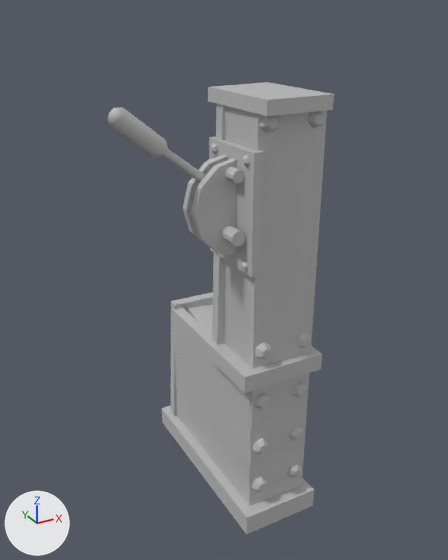
The FBX model Assets/Play Area/env_Lever.fbx as it was, and as the next commit left it.
The view is the same before and after, from a camera (50 mm lens) standing at (-1.252, -1.891, 2.083) and looking at (-0.096, 0.21, 1.032). The lights are fixed; the arrows at lower left show +X, +Y and +Z. Where no turn or scale is listed for an object, it has been applied to the vertices.

Before the edit, the objects in view are built like this:
```python
me_mesh = bpy.data.meshes.new('Mesh')
me_mesh.from_pydata(...)  # 51 vertices, 50 faces; spans x -0.467..0.007, y -0.02..0.051, z -0.017..0.365
me_mesh.materials.append(mat_env_playerarea_02)  # its picture is missing
me_mesh_001 = bpy.data.meshes.new('Mesh.001')
me_mesh_001.from_pydata(...)  # 668 vertices, 630 faces; spans x -0.25..0.25, y -0.46..0.46, z 0.0..1.82
me_mesh_001.materials.append(mat_env_playerarea_02)  # its picture is missing
ob_lever = bpy.data.objects.new('Lever', me_mesh)
ob_lever.location = (-0.144, 0.013, 1.429)
ob_lever_body = bpy.data.objects.new('Lever_Body', me_mesh_001)
ob_lever_body.location = (-0.09, 0.275, -0.002)
```
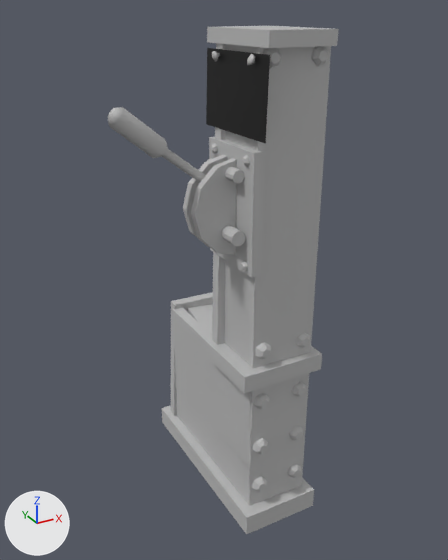
Where the newer file only moved an object's origin or applied its transform, the numbers keep the older frame.

What differs and where, as boxes (x1, y1, x2, y2) in the pictures (448 x 560 px; the box of a moved part takes in the faces that stretch with it):
'Lever_Body', reshaped (12% taller)
    before: (162, 82, 334, 534)
    after: (162, 26, 339, 534)
'ExitPaper', added (black)
    after: (206, 48, 270, 144)
part 1 of me_mesh_001, added
    after: (247, 54, 255, 65)
part 2 of me_mesh_001, added
    after: (212, 51, 220, 62)
part 3 of me_mesh_001, moved or reshaped
    before: (208, 82, 334, 505)
    after: (207, 26, 339, 505)

The change, as a list of edits to the scene's bpy script:
```text
Add mat_faesdvgasfvsavbasa_stingraypbs1sg1:
    mat_faesdvgasfvsavbasa_stingraypbs1sg1 = principled_material('faesdvgasfvsavbasa_StingrayPBS1SG1')
    mat_faesdvgasfvsavbasa_stingraypbs1sg1.base_color = (0.0, 0.0, 0.0)  # black #000000
Change me_mesh_001:
    used by ob_lever_body; location = (-0.09, 0.275, -0.002)
    remove me_mesh_001.from_pydata(...)  # 668 vertices, 630 faces; spans x -0.25..0.25, y -0.46..0.46, z 0.0..1.82
    add me_mesh_001.from_pydata(...)  # 710 vertices, 670 faces; spans x -0.25..0.25, y -0.46..0.46, z 0.0..2.02
    me_mesh_001 part 1: a new loose piece of 21 vertices spanning x -0.09..-0.03, y -0.39..-0.36, z 1.91..1.95, in mat_env_playerarea_02 (its picture is missing)
    me_mesh_001 part 2: a new loose piece of 21 vertices spanning x -0.1..-0.03, y -0.16..-0.12, z 1.91..1.95, in mat_env_playerarea_02 (its picture is missing)
    me_mesh_001 part 3
    68 vertices in x -0.07..0.22, y -0.46..-0.04, z 1.68..1.82 move by (0.0, 0.0, 0.2)
    32 vertices in x -0.05..0.21, y -0.42..-0.09, z 1.67..1.75 move by (0.0, 0.0, 0.21)
Add me_mesh_001_1:
    me_mesh_001_1.from_pydata([(-0.004, -0.208, -0.135), (0.004, -0.208, 0.135), (-0.004, 0.208, -0.135), (0.004, 0.208, 0.135)], [], [(0, 1, 3, 2)])
    me_mesh_001_1.materials.append(mat_faesdvgasfvsavbasa_stingraypbs1sg1)  # black #000000
Add ob_exitpaper:
    ob_exitpaper = bpy.data.objects.new('ExitPaper', me_mesh_001_1)
    ob_exitpaper.location = (-0.163, 0.014, 1.815)
```
